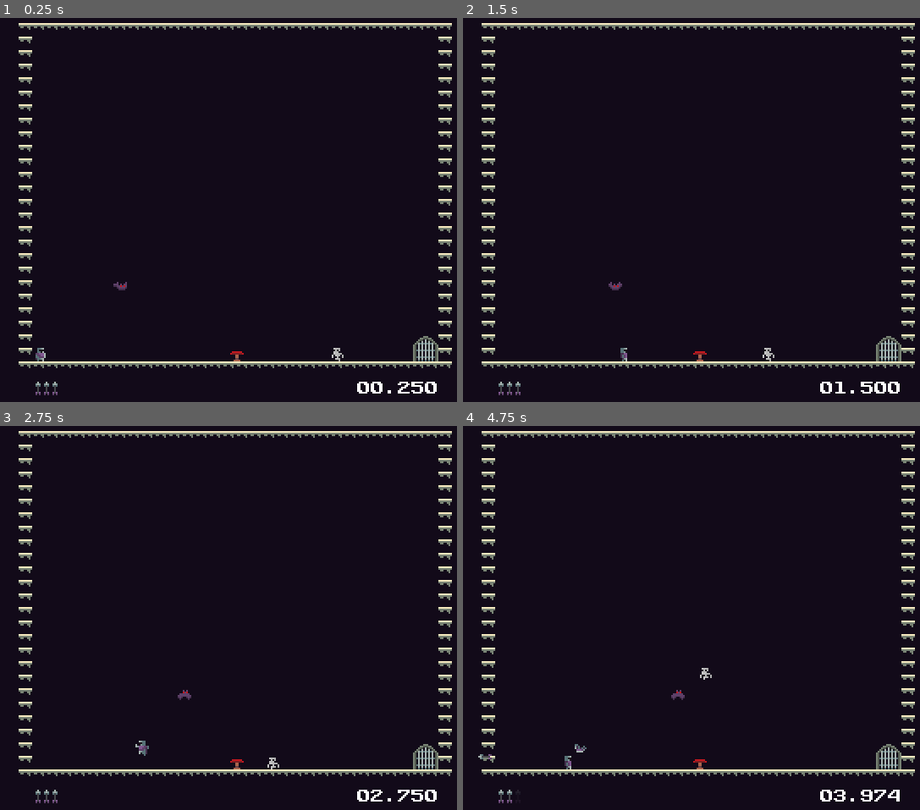
Above: before the commit, frames 1-4 (two rows, left to right).
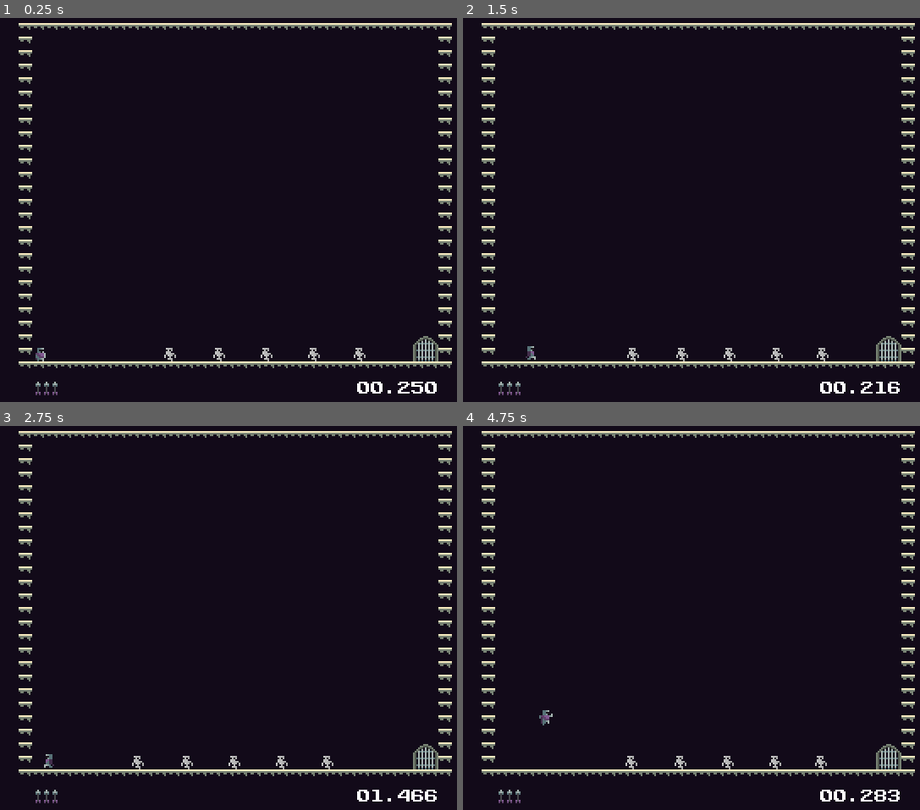
Above: after the commit, the same moments.

Repository: MadDevInc/Gladitta
Game: Godot game, scene res://ambiente_de_teste.tscn
The game is run twice, just before and just after one commit, with the same random seed, the same clock (stepped at 60 frames per second) and the same inputs.
Inputs (mouse positions are in pixels of both pictures, inside the frame that each line leads up to):
- Up to frame 1 (0.25 s): no input
- Up to frame 2 (1.5 s): move the mouse to (673, 279) at 0.52 s; hold D (move_right) from 0.53 s (still down); tap E (boomerang) at 0.6 s; tap Space (jump) at 0.77 s; move the mouse to (860, 259) at 1.27 s; click (860, 259) at 1.35 s
- Up to frame 3 (2.75 s): tap Space (jump) at 1.52 s; tap E (boomerang) at 1.55, 2.1 s; move the mouse to (73, 545) at 2.02 s; release D (move_right) at 2.03 s; hold A (move_left) from 2.03 s (still down)
- Up to frame 4 (4.75 s): move the mouse to (723, 606) at 2.77 s; tap Shift (dash_trigger) at 2.85 s; tap Space (jump) at 3.02, 3.77, 4.52 s; tap E (boomerang) at 3.05, 3.8, 4.35 s; move the mouse to (618, 506) at 3.52 s; hold Right mouse button (shoot) 3.53-4.28 s; move the mouse to (819, 587) at 4.27 s; release A (move_left) at 4.28 s; hold D (move_right) from 4.28 s (still down)

The runs differ from the first frame. In frame 1, 0.3% of the frame differs, in the area x 24-80%, y 68-90%; in frame 2, 0.6%; in frame 3, 0.5%; in frame 4, 0.7%, in the area x 3-96%, y 62-99%.

Commit message:
Implemented Player Death to Arrow And Boomerang - Improved Skeleton Movement and Arrow Interactions

Diff:
--- a/gladitta/Scenes/Characters/Enemy/Enemy/bat.gd
+++ b/gladitta/Scenes/Characters/Enemy/Enemy/bat.gd
@@ -63,6 +63,13 @@
 
 func _on_detector_body_entered(body: Node2D) -> void:
 	if body.is_in_group("Arrow"):
+		if body.name == "Tip":
+			if body.get_parent().is_traveling():
+				kill()
+		else:
+			if body.is_traveling():
+				kill()
+	if body.is_in_group("Boomerang"):
 		kill()
 
 func kill():
--- a/gladitta/Scenes/Characters/Enemy/Enemy/skeleton.gd
+++ b/gladitta/Scenes/Characters/Enemy/Enemy/skeleton.gd
@@ -52,11 +52,11 @@
 	velocity.x = dir.x * -250
 
 func _on_r_wall_detector_body_entered(body: Node2D) -> void:
-	if body.is_in_group("Solid"):
+	if body.is_in_group("Solid") and body != self:
 		switch_directions()
 
 func _on_l_wall_detector_body_entered(body: Node2D) -> void:
-	if body.is_in_group("Solid"):
+	if body.is_in_group("Solid") and body != self:
 		switch_directions()
 
 func switch_directions():
@@ -72,8 +72,14 @@
 
 func _on_detector_body_entered(body: Node2D) -> void:
 	if body.is_in_group("Arrow"):
+		if body.name == "Tip":
+			if body.get_parent().is_traveling():
+				kill()
+		else:
+			if body.is_traveling():
+				kill()
+	if body.is_in_group("Boomerang"):
 		kill()
-		pass
 
 func kill():
 	var death_particles_instance = death_particles_scene.instantiate()
--- a/gladitta/Scenes/Characters/Enemy/Enemy/skeleton.tscn
+++ b/gladitta/Scenes/Characters/Enemy/Enemy/skeleton.tscn
@@ -56,7 +56,7 @@
 [sub_resource type="RectangleShape2D" id="RectangleShape2D_4pv1n"]
 size = Vector2(9, 10)
 
-[node name="Skeleton" type="CharacterBody2D" groups=["Enemy"]]
+[node name="Skeleton" type="CharacterBody2D" groups=["Enemy", "Solid"]]
 script = ExtResource("1_2n3iy")
 
 [node name="CollisionShape2D" type="CollisionShape2D" parent="."]
--- a/gladitta/Scenes/Characters/Player/Arrow/arrow.gd
+++ b/gladitta/Scenes/Characters/Player/Arrow/arrow.gd
@@ -4,7 +4,7 @@
 
 var dir = Vector2()
 
-var collision = null
+var _is_traveling = true
 
 func _ready() -> void:
 	get_parent().get_node("Player").death.connect(_on_player_death)
@@ -17,10 +17,15 @@
 	self.look_at(global_position + dir)
 
 func _physics_process(_delta: float) -> void:
+	$Label.text = "is_traveling: " + "\n" + str(_is_traveling) + "\nvelocity: " + str(velocity)
 	if is_on_floor() or is_on_ceiling() or is_on_wall():
 		velocity = Vector2.ZERO
 	else:
 		velocity = dir * SPEED
+
+	if get_last_slide_collision() != null:
+		if get_last_slide_collision().get_collider() is TileMapLayer:
+			_is_traveling = false
 
 	move_and_slide()
 
@@ -29,3 +34,6 @@
 
 func _on_player_death():
 	self.queue_free()
+
+func is_traveling():
+	return _is_traveling
--- a/gladitta/Scenes/Characters/Player/Arrow/arrow.tscn
+++ b/gladitta/Scenes/Characters/Player/Arrow/arrow.tscn
@@ -9,7 +9,8 @@
 [sub_resource type="RectangleShape2D" id="RectangleShape2D_y8qi0"]
 size = Vector2(2, 2)
 
-[node name="Arrow" type="CharacterBody2D" groups=["Arrow"]]
+[node name="Arrow" type="CharacterBody2D" groups=["Arrow", "Solid"]]
+motion_mode = 1
 script = ExtResource("1_u16h1")
 
 [node name="CollisionShape2D" type="CollisionShape2D" parent="."]
@@ -26,3 +27,10 @@
 
 [node name="CollisionShape2D" type="CollisionShape2D" parent="Tip"]
 shape = SubResource("RectangleShape2D_y8qi0")
+
+[node name="Label" type="Label" parent="."]
+offset_left = -41.0
+offset_top = -15.0
+offset_right = -20.0
+offset_bottom = -3.0
+theme_override_font_sizes/font_size = 8
--- a/gladitta/Scenes/Characters/Player/Boomerang/boomerang.gd
+++ b/gladitta/Scenes/Characters/Player/Boomerang/boomerang.gd
@@ -1,6 +1,6 @@
 extends CharacterBody2D
 
-const SPEED = 75.0
+const SPEED = 70.0
 
 var dir
 
@@ -13,7 +13,7 @@
 func _physics_process(_delta: float) -> void:
 	velocity = dir * SPEED
 
-	if velocity.x > 0:
+	if velocity.x > 0 or velocity.y > 0:
 		$AnimationPlayer.play("spin_clockwise")
 	else:
 		$AnimationPlayer.play("spin_counterclockwise")
--- a/gladitta/Scenes/Characters/Player/Boomerang/boomerang.tscn
+++ b/gladitta/Scenes/Characters/Player/Boomerang/boomerang.tscn
@@ -20,9 +20,52 @@
 "update": 0,
 "values": [0.0]
 }
+tracks/1/type = "value"
+tracks/1/imported = false
+tracks/1/enabled = true
+tracks/1/path = NodePath("LightOccluder2D:rotation")
+tracks/1/interp = 1
+tracks/1/loop_wrap = true
+tracks/1/keys = {
+"times": PackedFloat32Array(0),
+"transitions": PackedFloat32Array(1),
+"update": 0,
+"values": [0.0]
+}
 
 [sub_resource type="Animation" id="Animation_4t00a"]
 resource_name = "spin_clockwise"
+length = 0.5
+loop_mode = 1
+step = 0.1
+tracks/0/type = "value"
+tracks/0/imported = false
+tracks/0/enabled = true
+tracks/0/path = NodePath("Sprite2D:rotation")
+tracks/0/interp = 1
+tracks/0/loop_wrap = true
+tracks/0/keys = {
+"times": PackedFloat32Array(0, 0.5),
+"transitions": PackedFloat32Array(1, 1),
+"update": 0,
+"values": [0.0, 6.28319]
+}
+tracks/1/type = "value"
+tracks/1/imported = false
+tracks/1/enabled = true
+tracks/1/path = NodePath("LightOccluder2D:rotation")
+tracks/1/interp = 1
+tracks/1/loop_wrap = true
+tracks/1/keys = {
+"times": PackedFloat32Array(0, 0.5),
+"transitions": PackedFloat32Array(1, 1),
+"update": 0,
+"values": [0.0, 6.28319]
+}
+
+[sub_resource type="Animation" id="Animation_pq6ow"]
+resource_name = "spin_counterclockwise"
+length = 0.5
 loop_mode = 1
 tracks/0/type = "value"
 tracks/0/imported = false
@@ -31,23 +74,19 @@
 tracks/0/interp = 1
 tracks/0/loop_wrap = true
 tracks/0/keys = {
-"times": PackedFloat32Array(0, 1),
+"times": PackedFloat32Array(0, 0.5),
 "transitions": PackedFloat32Array(1, 1),
 "update": 0,
-"values": [0.0, 6.28319]
+"values": [0.0, -6.28319]
 }
-
-[sub_resource type="Animation" id="Animation_pq6ow"]
-resource_name = "spin_counterclockwise"
-loop_mode = 1
-tracks/0/type = "value"
-tracks/0/imported = false
-tracks/0/enabled = true
-tracks/0/path = NodePath("Sprite2D:rotation")
-tracks/0/interp = 1
-tracks/0/loop_wrap = true
-tracks/0/keys = {
-"times": PackedFloat32Array(0, 1),
+tracks/1/type = "value"
+tracks/1/imported = false
+tracks/1/enabled = true
+tracks/1/path = NodePath("LightOccluder2D:rotation")
+tracks/1/interp = 1
+tracks/1/loop_wrap = true
+tracks/1/keys = {
+"times": PackedFloat32Array(0, 0.5),
 "transitions": PackedFloat32Array(1, 1),
 "update": 0,
 "values": [0.0, -6.28319]
@@ -68,6 +107,9 @@
 
 [sub_resource type="RectangleShape2D" id="RectangleShape2D_3k2hf"]
 size = Vector2(2, 2)
+
+[sub_resource type="OccluderPolygon2D" id="OccluderPolygon2D_ar61a"]
+polygon = PackedVector2Array(-1, -4, 1, -4, 1, -3, 2, -3, 2, -2, 3, -2, 3, 1, 2, 1, 2, 2, 1, 2, 1, 3, -1, 3, -1, 2, -2, 2, -2, 1, -1, 1, -1, 0, 0, 0, 0, -1, -1, -1, -1, -2, -2, -2, -2, -3, -1, -3)
 
 [node name="Boomerang" type="CharacterBody2D" groups=["Boomerang"]]
 motion_mode = 1
@@ -97,12 +139,16 @@
 shape = SubResource("RectangleShape2D_38x7l")
 
 [node name="Tip" type="CharacterBody2D" parent="." groups=["Boomerang"]]
-position = Vector2(12, 0.5)
+position = Vector2(8, 0.5)
 collision_layer = 2
 collision_mask = 2
 
 [node name="CollisionShape2D" type="CollisionShape2D" parent="Tip"]
 shape = SubResource("RectangleShape2D_3k2hf")
 
+[node name="LightOccluder2D" type="LightOccluder2D" parent="."]
+position = Vector2(-0.5, 0.5)
+occluder = SubResource("OccluderPolygon2D_ar61a")
+
 [connection signal="body_entered" from="HorizontalDetector" to="." method="_on_horizontal_detector_body_entered"]
 [connection signal="body_entered" from="VerticalDetector" to="." method="_on_vertical_detector_body_entered"]
--- /dev/null
+++ b/gladitta/Scenes/Characters/Player/DeathParticle/player_death_particles.tscn
@@ -0,0 +1,3 @@
+[gd_scene format=3 uid="uid://bk66if5tm7nxl"]
+
+[node name="player_death_particles" type="GPUParticles2D"]
--- a/gladitta/Scenes/Characters/Player/player.gd
+++ b/gladitta/Scenes/Characters/Player/player.gd
@@ -254,8 +254,15 @@
 	return arrow_count
 
 func _on_detector_body_entered(body: Node2D) -> void:
-	if body.is_in_group("Enemy"):
+	if body.is_in_group("Enemy") or body.is_in_group("Boomerang"):
 		kill()
+	if body.is_in_group("Arrow"):
+		if body.name == "Tip":
+			if body.get_parent().is_traveling():
+				kill()
+		else:
+			if body.is_traveling():
+				kill()
 
 func _on_double_click_timeout() -> void:
 	first_click = false
--- a/gladitta/ambiente_de_teste.tscn
+++ b/gladitta/ambiente_de_teste.tscn
@@ -1,8 +1,7 @@
-[gd_scene load_steps=4 format=3 uid="uid://cntumncfy3npw"]
+[gd_scene load_steps=3 format=3 uid="uid://cntumncfy3npw"]
 
 [ext_resource type="PackedScene" uid="uid://c3wi3k4u6gdm7" path="res://Scenes/Levels/Template/level_template.tscn" id="1_5ohy6"]
 [ext_resource type="PackedScene" uid="uid://cur55mkndr5k6" path="res://Scenes/Characters/Enemy/EnemySpawner/enemy_spawner.tscn" id="3_ona6a"]
-[ext_resource type="PackedScene" uid="uid://dpfb3582tyngx" path="res://Scenes/Gadgets/Spring/spring.tscn" id="3_s86ge"]
 
 [node name="AmbienteDeTeste" instance=ExtResource("1_5ohy6")]
 
@@ -10,14 +9,26 @@
 position = Vector2(273, 208)
 
 [node name="EnemySpawner" parent="Enemies" index="0" instance=ExtResource("3_ona6a")]
-position = Vector2(224, 211)
+position = Vector2(237, 212)
 moving = true
 direction = -1
 
 [node name="EnemySpawner2" parent="Enemies" index="1" instance=ExtResource("3_ona6a")]
-position = Vector2(89, 172)
-flying = true
+position = Vector2(210, 212)
 moving = true
+direction = -1
 
-[node name="Spring" parent="." index="6" instance=ExtResource("3_s86ge")]
-position = Vector2(161, 212)
+[node name="EnemySpawner3" parent="Enemies" index="2" instance=ExtResource("3_ona6a")]
+position = Vector2(182, 212)
+moving = true
+direction = -1
+
+[node name="EnemySpawner4" parent="Enemies" index="3" instance=ExtResource("3_ona6a")]
+position = Vector2(154, 212)
+moving = true
+direction = -1
+
+[node name="EnemySpawner5" parent="Enemies" index="4" instance=ExtResource("3_ona6a")]
+position = Vector2(125, 212)
+moving = true
+direction = -1
Not shown: 1 places in gladitta/Scenes/Characters/Player/Boomerang/boomerang.tscn that only renumber resources
